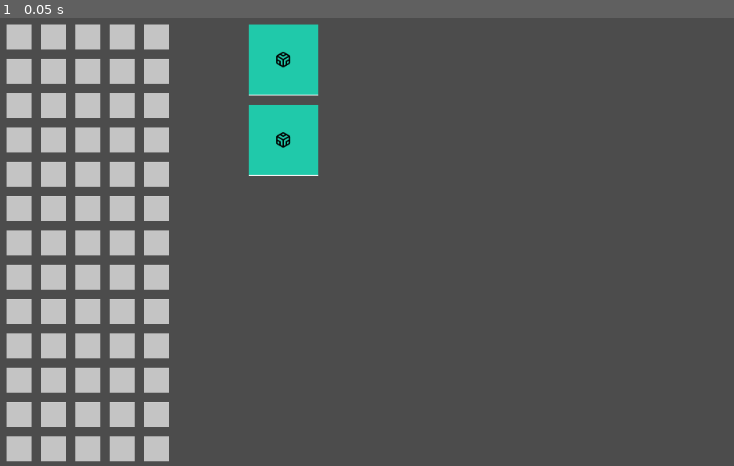
Above: before the commit, frame 1.
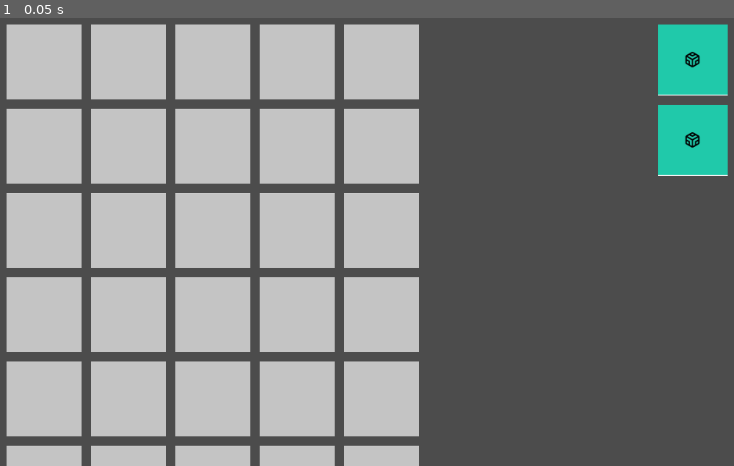
Above: after the commit, the same moment.

Repository: Minivera/GMTK-Jam-TG
Game: Godot game, scene res://Main.tscn
The game is run twice, just before and just after one commit, with the same random seed, the same clock (stepped at 60 frames per second) and the same inputs.
Inputs:
- Up to frame 1 (0.05 s): no input

The runs differ from the first frame. In frame 1, 42% of the frame differs, in the area x 0-100%, y 1-100%.

Commit message:
Fixed weird drag and drop behavior

Diff:
--- a/Building.gd
+++ b/Building.gd
@@ -3,6 +3,7 @@
 
 # Declare member variables here. Examples:
 export ({}) var offset
+export (Vector2) var size
 export (String) var type
 export (Texture) var texture setget _set_texture
 
@@ -14,10 +15,17 @@
 
 # Called when the node enters the scene tree for the first time.
 func _ready():
-	$Area2D/Sprite.offset.x = offset["x"] + $Area2D/Sprite.get_rect().size.x / 2
-	$Area2D/Sprite.offset.y = offset["y"] + $Area2D/Sprite.get_rect().size.y / 2
-	$Area2D/CollisionShape2D.transform.origin.x = offset["x"] + $Area2D/Sprite.get_rect().size.x / 2
-	$Area2D/CollisionShape2D.transform.origin.y = offset["y"] + $Area2D/Sprite.get_rect().size.y / 2
+	$Area2D/Sprite.region_rect = Rect2(Vector2(0, 0), size)
+	$Area2D/Sprite.offset.x = offset["x"] + size.x / 2
+	$Area2D/Sprite.offset.y = offset["y"] + size.y / 2
+	$Area2D/CollisionPolygon2D.polygon = PoolVector2Array([
+		Vector2(0, 0),
+		Vector2(size.x, 0),
+		size,
+		Vector2(0, size.y)
+	])
+	$Area2D/CollisionPolygon2D.transform.origin.x = offset["x"]
+	$Area2D/CollisionPolygon2D.transform.origin.y = offset["y"]
 	$Area2D/Sprite.texture = texture
 
 
--- a/Building.tscn
+++ b/Building.tscn
@@ -1,10 +1,7 @@
-[gd_scene load_steps=4 format=2]
+[gd_scene load_steps=3 format=2]
 
 [ext_resource path="res://assets/empty.PNG" type="Texture" id=1]
 [ext_resource path="res://Building.gd" type="Script" id=2]
-
-[sub_resource type="RectangleShape2D" id=1]
-extents = Vector2( 15.9284, 16.137 )
 
 [node name="Building" type="Node2D"]
 script = ExtResource( 2 )
@@ -14,11 +11,10 @@
 [node name="Sprite" type="Sprite" parent="Area2D"]
 texture = ExtResource( 1 )
 region_enabled = true
-region_rect = Rect2( 0, 0, 32, 32 )
+region_rect = Rect2( 0, 0, 96, 96 )
 region_filter_clip = true
 
-[node name="CollisionShape2D" type="CollisionShape2D" parent="Area2D"]
-z_index = 10
-shape = SubResource( 1 )
+[node name="CollisionPolygon2D" type="CollisionPolygon2D" parent="Area2D"]
+polygon = PoolVector2Array( 0, 0, 96, 0, 96, 96, 0, 96 )
 [connection signal="area_entered" from="Area2D" to="." method="_on_Area2D_area_entered"]
 [connection signal="area_exited" from="Area2D" to="." method="_on_Area2D_area_exited"]
--- a/GameGrid.gd
+++ b/GameGrid.gd
@@ -5,7 +5,7 @@
 const rows = 15
 const cols = 5
 
-const cell_size = 32
+const cell_size = 96
 const margin_size = 12
 const scroll_speed = 2
 
@@ -30,10 +30,10 @@
 				"x": cell_size * j + margin_size * j,
 				"y": cell_size * i + margin_size * i
 			}
+			building.size = Vector2(cell_size, cell_size)
 			building.texture = globals.empty_texture
 			building.type = "empty"
 			building.connect("building_entered", self, "_on_building_entered")
-			building.connect("building_exited", self, "_on_building_exited")
 			buildings.append(building)
 			$Position2D/Camera2D.add_child(building)
 
@@ -60,10 +60,6 @@
 	hovered = building
 
 
-func _on_building_exited(_building):
-	hovered = null
-
-
 func drop():
 	if hovered && globals.holding_building != "empty":
 		hovered.type = globals.holding_building
--- a/Main.tscn
+++ b/Main.tscn
@@ -13,7 +13,7 @@
 position = Vector2( 34, 34 )
 
 [node name="BuildingList" parent="." instance=ExtResource( 2 )]
-position = Vector2( 344, 34 )
+position = Vector2( 867.848, 34 )
 
 [node name="DraggablePosition" type="Position2D" parent="."]
 visible = false
@@ -21,10 +21,10 @@
 
 [node name="DraggingArea" type="Area2D" parent="DraggablePosition"]
 
-[node name="CollisionPolygon2D" type="CollisionPolygon2D" parent="DraggablePosition/DraggingArea"]
-position = Vector2( -44.834, -43.4182 )
-polygon = PoolVector2Array( 0, 0, 89, 0, 89, 89, 0, 89 )
-
 [node name="DraggableSprite" type="Sprite" parent="DraggablePosition/DraggingArea"]
 texture = ExtResource( 4 )
+
+[node name="CollisionPolygon2D" type="CollisionPolygon2D" parent="DraggablePosition/DraggingArea"]
+position = Vector2( -2.59563, -2.1237 )
+polygon = PoolVector2Array( 0, 0, 5, 0, 5, 5, 0, 5 )
 [connection signal="building_pressed" from="BuildingList" to="." method="_on_BuildingList_building_pressed"]
